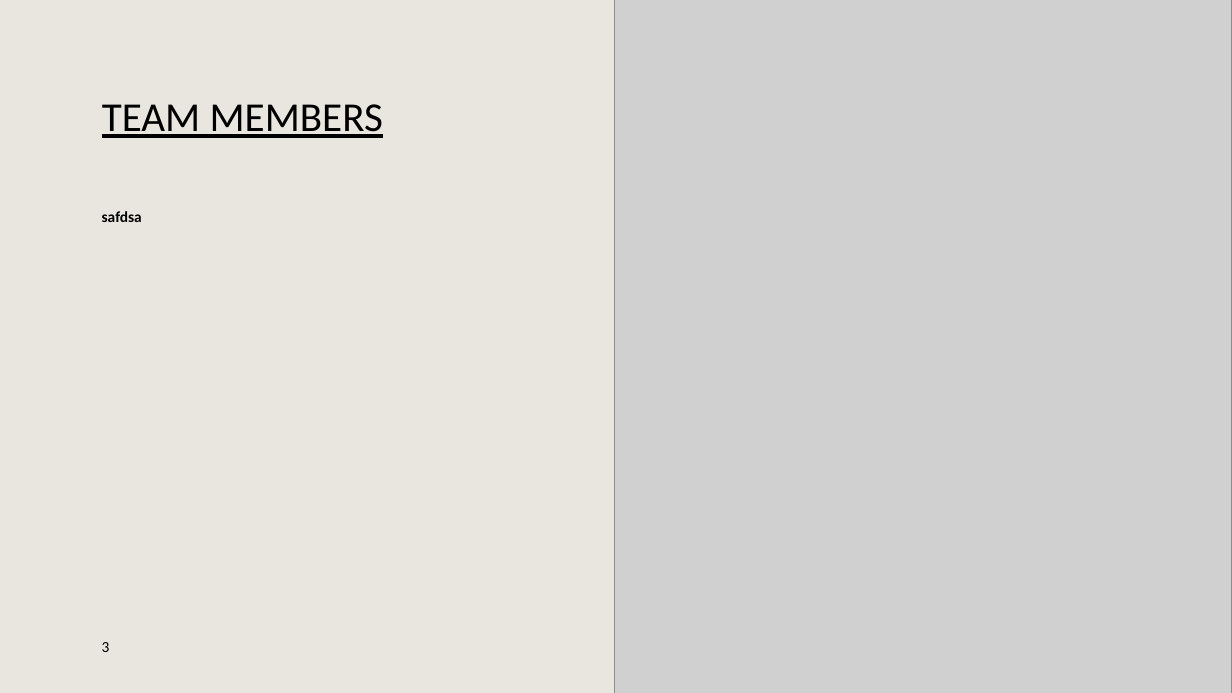
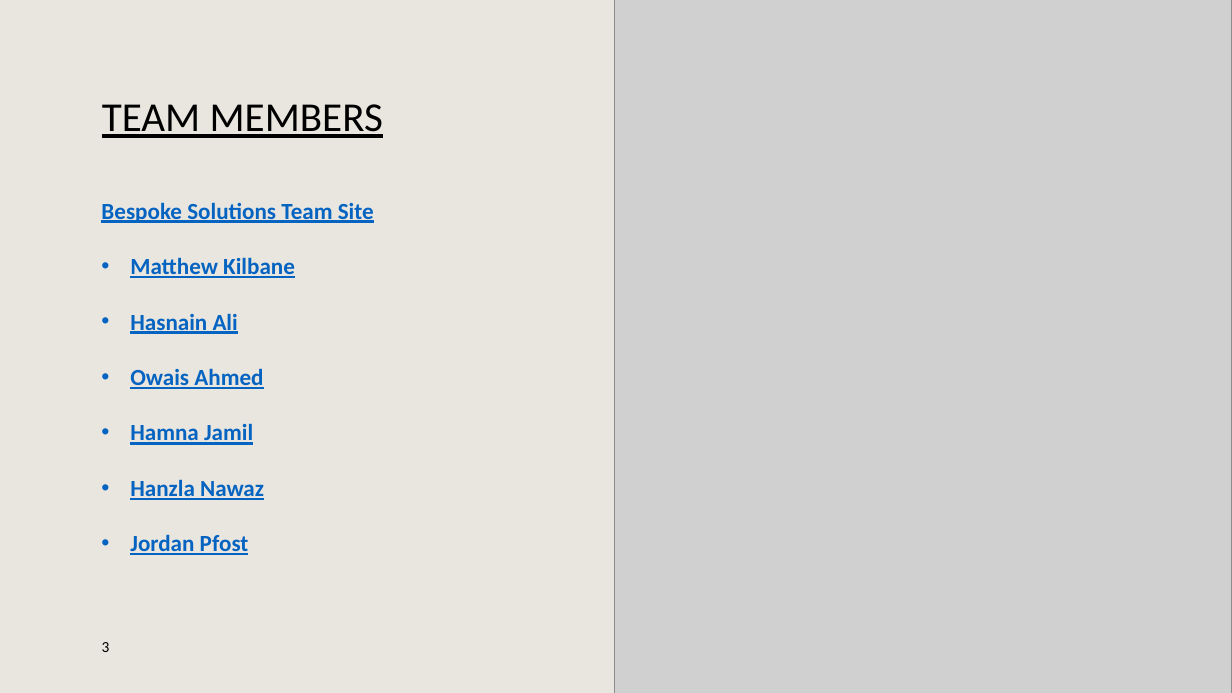
Before and after one commit to AdvancedHueristics/Llama3hackathon, a slide deck: slide 3 of Llama3 Hackathon 19-21JUL24 - DataWizard Presentation.pptx. Drawn at 1232x693 pixels with LibreOffice and Linux fonts; fonts in the diff are those of the drawing; grey boxes stand for pictures; background and template pictures are left out. Boxes give left, top, right and bottom in pixels: in the first picture for what was removed or moved away, otherwise in the second. Text is boxed around its words. In the diff, an @@ line names an element or a change of style, - is before the commit and + after.

```diff
--- a/Llama3 Hackathon 19-21JUL24 - DataWizard Presentation.pptx
+++ b/Llama3 Hackathon 19-21JUL24 - DataWizard Presentation.pptx
@@ text added at [101, 202, 374, 555], 18 pt, text #0563C1, bold, underline @@
+Bespoke Solutions Team Site
+• Matthew Kilbane
+• Hasnain Ali
+• Owais Ahmed
+• Hamna Jamil
+• Hanzla Nawaz
+• Jordan Pfost
@@ text removed at [102, 211, 142, 222] @@
-safdsa
```
Also in this commit, not shown: 5 other slides changed.
